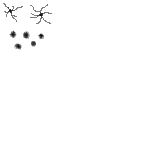
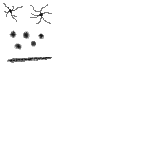
Layered file, before and after one edit (160 × 160). Changes by layer:
painted on "BulletHoleTypes.psd" over [7, 57, 52, 63]
